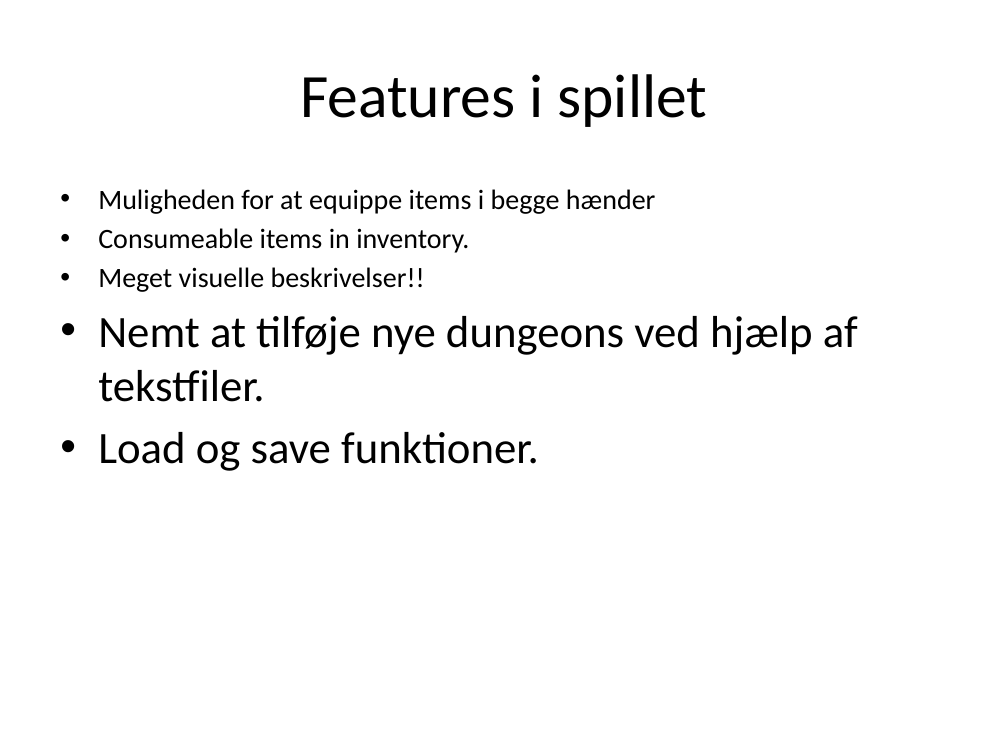
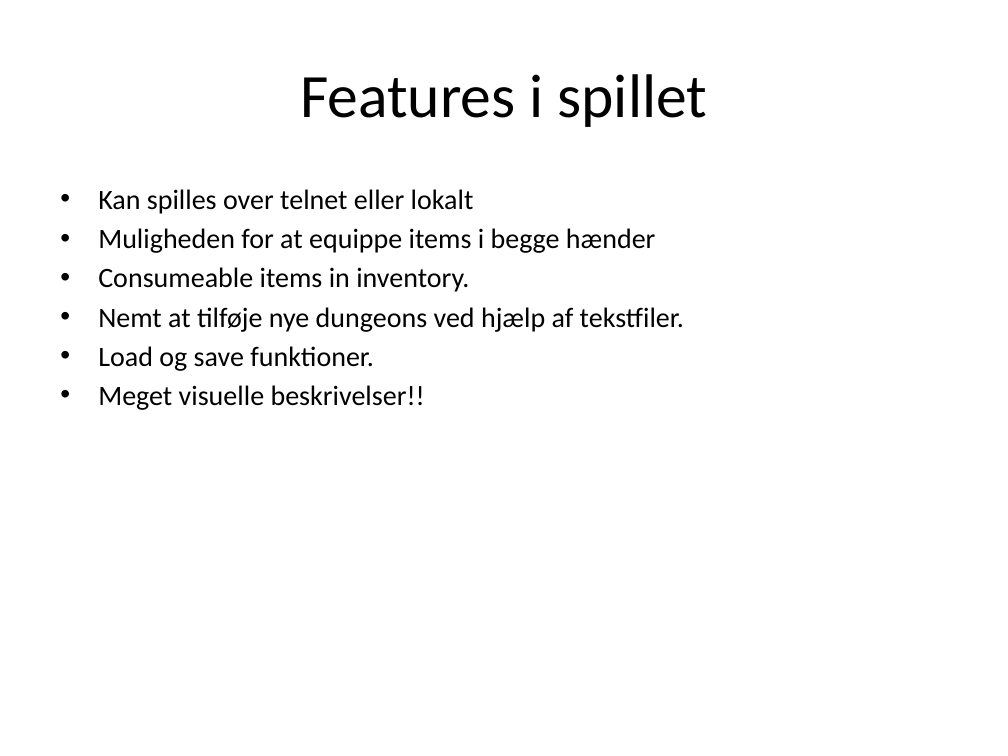
Before and after one commit to wazaap/mud, a slide deck: slide 3 of Præsentations guf.pptx. Drawn at 1008x756 pixels with LibreOffice and Linux fonts; fonts in the diff are those of the drawing. Boxes give left, top, right and bottom in pixels: in the first picture for what was removed or moved away, otherwise in the second. Text is boxed around its words. In the diff, an @@ line names an element or a change of style, - is before the commit and + after.

```diff
--- a/Præsentations guf.pptx
+++ b/Præsentations guf.pptx
@@ text at box(98, 189, 474, 214): paragraph added @@
+• Kan spilles over telnet eller lokalt
@@ text at box(98, 267, 425, 292): paragraph removed @@
-• Meget visuelle beskrivelser!!
@@ text at box(98, 307, 684, 371): size 32 to 20 pt in "Nemt at tilføje nye dungeons ved hjælp ...", "Load og save funktioner."; less space between paragraphs @@
@@ text at box(98, 385, 425, 410): paragraph added @@
+• Meget visuelle beskrivelser!!
```
Also in this commit, not shown: 1 other slide changed, 1 slide added, 1 slide removed.
